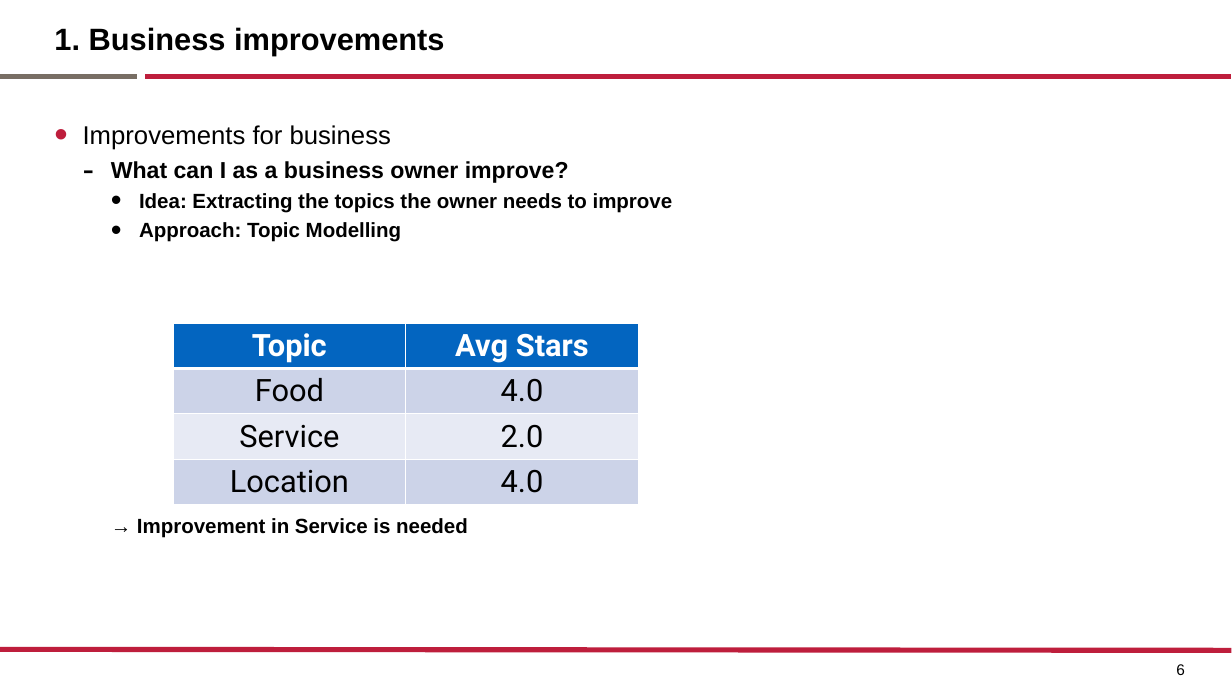
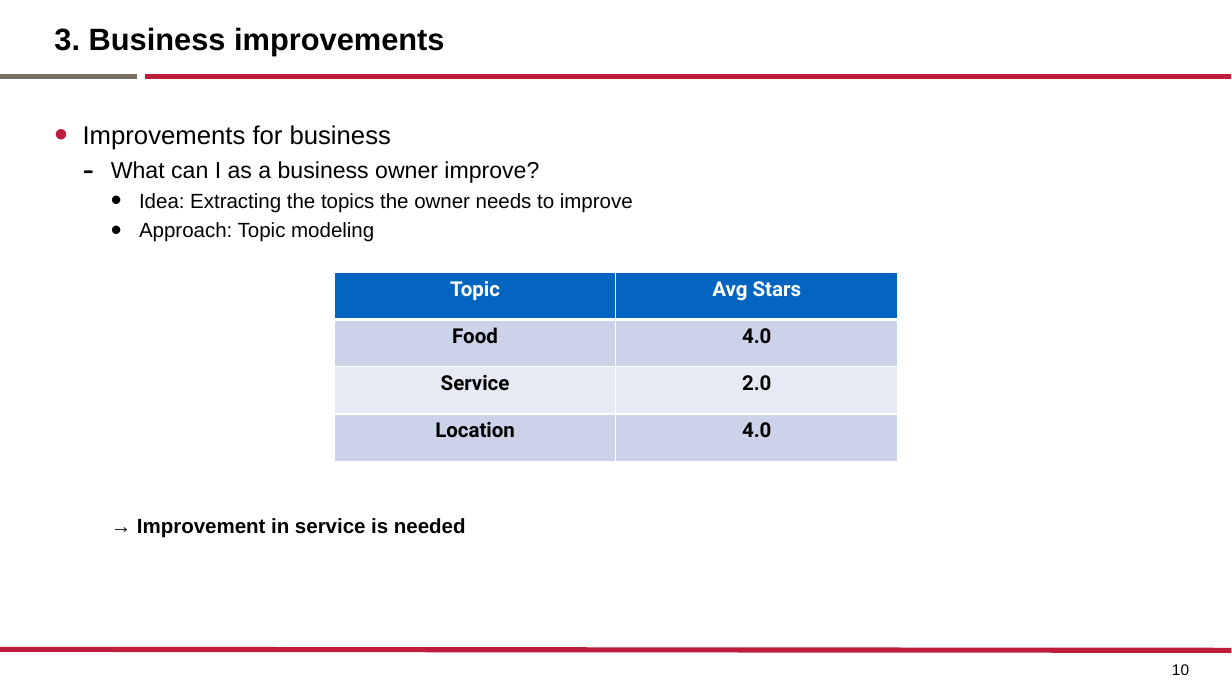
Before and after one commit to elviraPupka-Lipinski/Yelp_Analyzer, a slide deck: slide 10 of Presentation.pptx (slide 6 before the commit). Drawn at 1232x693 pixels with LibreOffice and Linux fonts; fonts in the diff are those of the drawing. Boxes give left, top, right and bottom in pixels: in the first picture for what was removed or moved away, otherwise in the second. Text is boxed around its words. In the diff, an @@ line names an element or a change of style, - is before the commit and + after.

Commit message:
bug fix and presentation updated

```diff
--- a/Presentation.pptx
+++ b/Presentation.pptx
@@ title at <box>54,27,444,55</box>: text changed @@
-1. Business improvements
+3. Business improvements
@@ text at <box>111,161,633,213</box>: bold off in "What can I as a business owner ...", "Idea: Extracting the topics the owner needs ..." @@
@@ text at <box>137,222,466,538</box>: text changed @@
-    • Approach: Topic Modelling
-    → Improvement in Service is needed
+    • Approach: Topic modeling
+    → Improvement in service is needed
@@ table at <box>335,273,898,461</box> @@
@@ size 24 to 16 pt @@
@@ bold on in "Food", "4.0", "Service", "2.0" and 2 more places @@
@@ table: place and size @@
-table at <box>173,323,639,497</box>
+table at <box>335,273,898,461</box>
@@ page number at <box>1172,664,1189,675</box>: text changed @@
-6
+10
```
Also in this commit, not shown: 7 other slides changed, 30 slides added, 4 slides removed, 4 other files.
